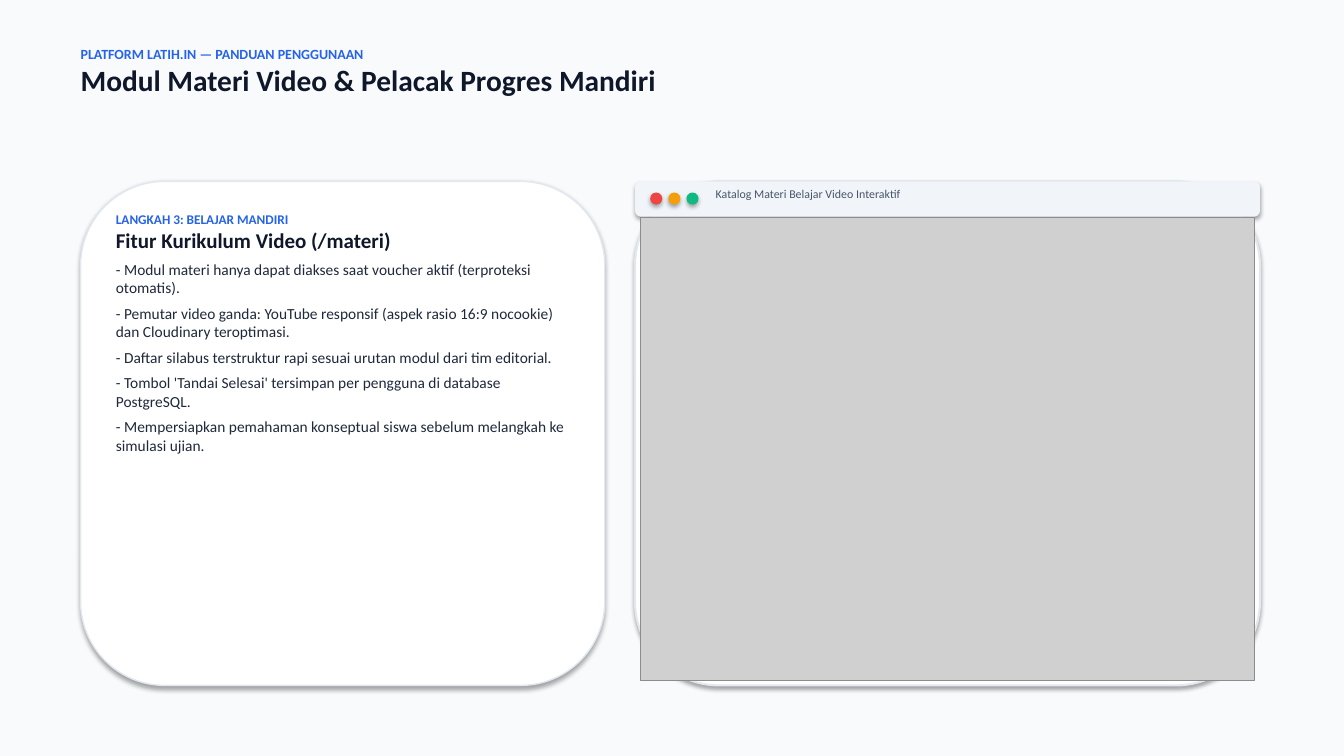
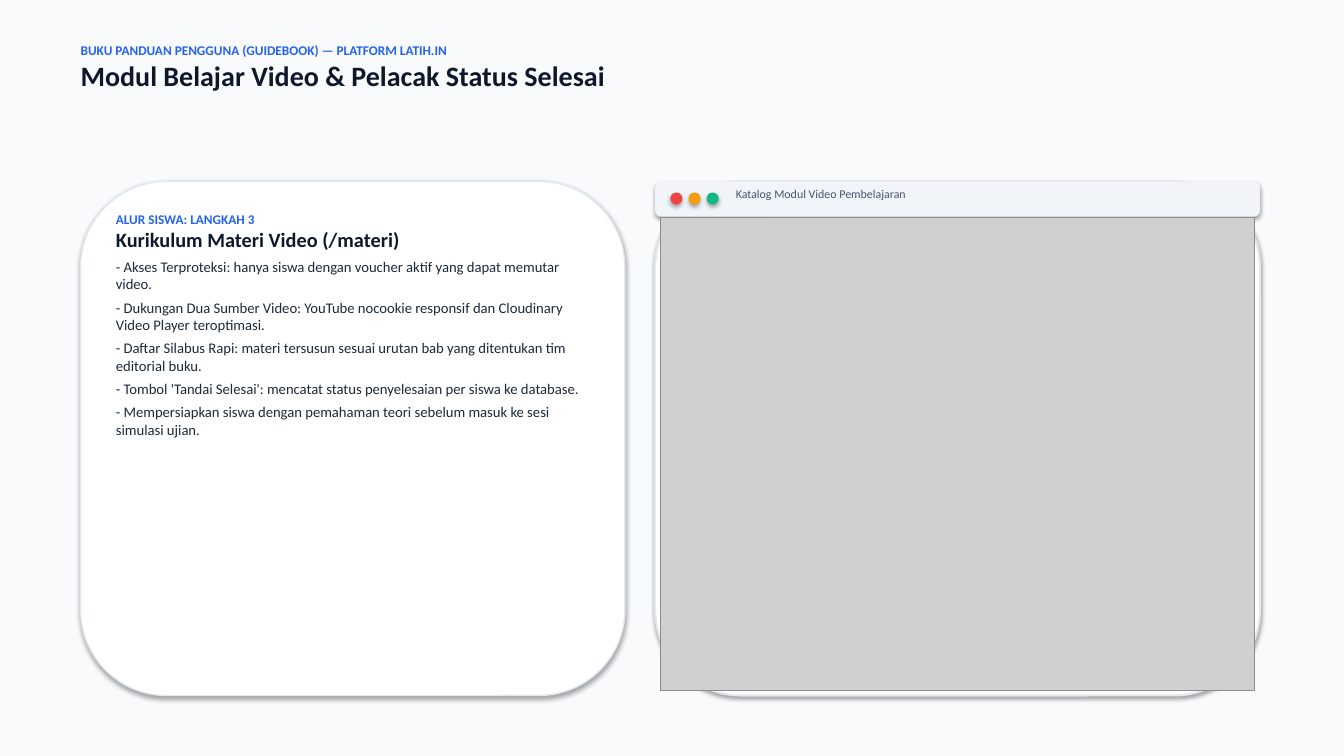
Before and after one commit to Salman-artz/latih.in, a slide deck: slide 7 of guidebook.pptx (slide 6 before the commit). Drawn at 1344x756 pixels with LibreOffice and Linux fonts; fonts in the diff are those of the drawing; grey boxes stand for pictures. Boxes give left, top, right and bottom in pixels: in the first picture for what was removed or moved away, otherwise in the second. Text is boxed around its words. In the diff, an @@ line names an element or a change of style, - is before the commit and + after.

Commit message:
docs: update guidebook.pptx with screenshots on every slide

```diff
--- a/guidebook.pptx
+++ b/guidebook.pptx
@@ text at <box>81,45,604,91</box>: text changed; size 21 to 9.5 pt; text colour #0F172A to #2563EB @@
-PLATFORM LATIH.IN — PANDUAN PENGGUNAAN
-Modul Materi Video & Pelacak Progres Mandiri
+BUKU PANDUAN PENGGUNA (GUIDEBOOK) — PLATFORM LATIH.IN
+Modul Belajar Video & Pelacak Status Selesai
@@ rounded rectangle: place and size @@
-rounded rectangle at <box>81,181,605,686</box>
+rounded rectangle at <box>81,181,625,696</box>
@@ rounded rectangle: place and size @@
-rounded rectangle at <box>635,181,1260,217</box>
+rounded rectangle at <box>655,181,1260,217</box>
@@ rounded rectangle: place and size @@
-rounded rectangle at <box>635,181,1260,686</box>
+rounded rectangle at <box>655,181,1260,696</box>
@@ 3 ellipses: place and size @@
-3 ellipses at <box>650,193,699,205</box>
+3 ellipses at <box>670,193,719,205</box>
@@ text at <box>736,189,905,200</box>: text changed @@
-Katalog Materi Belajar Video Interaktif
+Katalog Modul Video Pembelajaran
@@ text at <box>116,215,579,438</box>: text changed; size 11 to 10.5 pt @@
-LANGKAH 3: BELAJAR MANDIRI
-Fitur Kurikulum Video (/materi)
-- Modul materi hanya dapat diakses saat voucher aktif (terproteksi otomatis).
-- Pemutar video ganda: YouTube responsif (aspek rasio 16:9 nocookie) dan Cloudinary teroptimasi.
-- Daftar silabus terstruktur rapi sesuai urutan modul dari tim editorial.
-- Tombol 'Tandai Selesai' tersimpan per pengguna di database PostgreSQL.
-- Mempersiapkan pemahaman konseptual siswa sebelum melangkah ke simulasi ujian.
+ALUR SISWA: LANGKAH 3
+Kurikulum Materi Video (/materi)
+- Akses Terproteksi: hanya siswa dengan voucher aktif yang dapat memutar video.
+- Dukungan Dua Sumber Video: YouTube nocookie responsif dan Cloudinary Video Player teroptimasi.
+- Daftar Silabus Rapi: materi tersusun sesuai urutan bab yang ditentukan tim editorial buku.
+- Tombol 'Tandai Selesai': mencatat status penyelesaian per siswa ke database.
+- Mempersiapkan siswa dengan pemahaman teori sebelum masuk ke sesi simulasi ujian.
@@ picture: place and size @@
-picture at <box>640,218,1255,681</box>
+picture at <box>660,218,1255,691</box>
```
Also in this commit, not shown: 6 other slides changed, 8 slides added, 4 slides removed.
